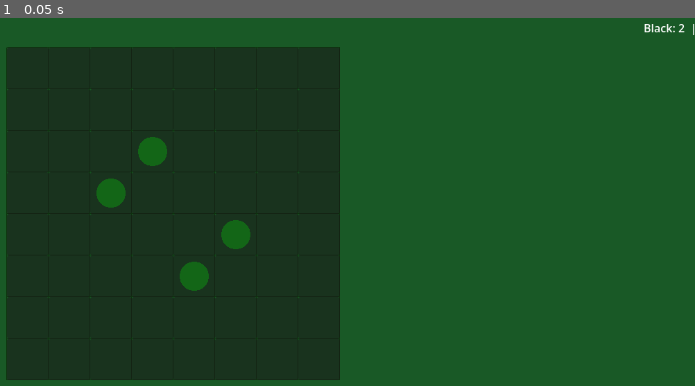
Above: before the commit, frame 1.
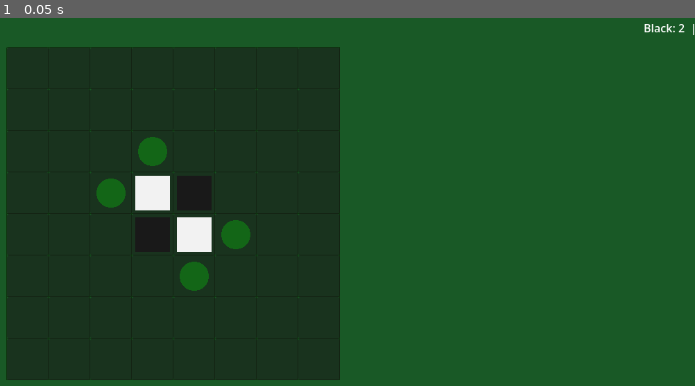
Above: after the commit, the same moment.

Repository: ingebrigtmegard/godot-othello-2
Game: Godot game, scene res://main.tscn
Two runs of this game, one before a commit and one after it. Both use one fixed random seed, a clock stepped at 60 frames per second and the inputs below. This scene is started directly instead of the project's main scene.
Inputs:
- Up to frame 1 (0.05 s): no input

The runs differ from the first frame. In frame 1, 1.9% of the frame differs, in the area x 19-31%, y 42-64%.
Error before the commit: Stack overflow. Check for infinite recursion in your script. (res://scripts/board.gd:115)

Commit message:
refactor: clean up debug output and fix UI layout
Remove verbose print statements from game_manager.gd left over from
debugging. Convert Board node from Node2D to Control with anchor-based
anchoring for responsive resizing. Add structured UI layout with
MarginContainer, VBoxContainer, and proper spacing. Switch BoardCell
to fixed sizing and add click fallback in GameManager to route clicks
to the board signal.

Diff:
--- a/scenes/board_cell.tscn
+++ b/scenes/board_cell.tscn
@@ -3,7 +3,8 @@
 [ext_resource type="Script" path="res://scripts/board_cell.gd" id="1"]
 
 [node name="BoardCell" type="Button"]
-layout_mode = 1
+layout_mode = 0
+size = Vector2(60, 60)
 script = ExtResource("1")
 
 [node name="PieceVisual" type="ColorRect" parent="."]
--- a/scenes/game_manager.tscn
+++ b/scenes/game_manager.tscn
@@ -6,20 +6,83 @@
 [ext_resource type="Script" uid="uid://bdvjxhtxuo6bp" path="res://scripts/ui_manager.gd" id="3_eaq8r"]
 
 [node name="GameManager" type="Control" unique_id=1161248033]
-layout_mode = 3
-anchors_preset = 0
+layout_mode = 2
+anchors_preset = 15
+anchor_right = 1.0
+anchor_bottom = 1.0
 script = ExtResource("1_oo155")
 
-[node name="Board" type="Node2D" parent="." unique_id=1300705040]
+[node name="Board" type="Control" parent="." unique_id=1300705040]
+layout_mode = 2
+anchors_preset = 15
+anchor_right = 1.0
+anchor_bottom = 1.0
 script = ExtResource("1_udu3i")
 
 [node name="AIController" type="Node" parent="." unique_id=105594629]
 script = ExtResource("2_oo155")
 
-[node name="UIManager" type="Control" parent="." unique_id=1108945780]
-anchors_preset = 0
+[node name="UIManager" type="Control" parent="." unique_id=1471698193]
+layout_mode = 2
+anchors_preset = 15
 anchor_right = 1.0
 anchor_bottom = 1.0
-offset_right = 1152.0
-offset_bottom = 648.0
 script = ExtResource("3_eaq8r")
+
+[node name="MarginContainer" type="MarginContainer" parent="UIManager" unique_id=1609953729]
+layout_mode = 2
+anchors_preset = 15
+anchor_right = 1.0
+anchor_bottom = 1.0
+theme_override_constants/margin_left = 20
+theme_override_constants/margin_top = 20
+theme_override_constants/margin_right = 20
+theme_override_constants/margin_bottom = 20
+
+[node name="VBoxContainer" type="VBoxContainer" parent="UIManager/MarginContainer" unique_id=1406436153]
+layout_mode = 3
+size_flags_vertical = 3
+
+[node name="ScoreLabel" type="Label" parent="UIManager/MarginContainer/VBoxContainer" unique_id=734805394]
+layout_mode = 3
+text = "Black: 2  |  White: 2"
+horizontal_alignment = 1
+theme_override_colors/font_color = Color(0.9, 0.9, 0.9, 1)
+theme_override_font_sizes/font_size = 20
+
+[node name="Spacer1" type="Control" parent="UIManager/MarginContainer/VBoxContainer" unique_id=285940001]
+layout_mode = 3
+size_flags_vertical = 3
+
+[node name="MessageLabel" type="Label" parent="UIManager/MarginContainer/VBoxContainer" unique_id=143303750]
+visible = false
+layout_mode = 3
+text = ""
+horizontal_alignment = 1
+theme_override_colors/font_color = Color(1, 1, 0, 1)
+theme_override_font_sizes/font_size = 36
+
+[node name="Spacer2" type="Control" parent="UIManager/MarginContainer/VBoxContainer" unique_id=718678963]
+layout_mode = 3
+size_flags_vertical = 3
+
+[node name="TurnLabel" type="Label" parent="UIManager/MarginContainer/VBoxContainer" unique_id=1905864958]
+layout_mode = 3
+text = "Turn: Black"
+horizontal_alignment = 1
+theme_override_colors/font_color = Color(0.9, 0.9, 0.9, 1)
+theme_override_font_sizes/font_size = 20
+
+[node name="HBoxContainer" type="HBoxContainer" parent="UIManager/MarginContainer/VBoxContainer" unique_id=1279683435]
+layout_mode = 3
+alignment = 1
+
+[node name="RestartButton" type="Button" parent="UIManager/MarginContainer/VBoxContainer/HBoxContainer" unique_id=1103081279]
+layout_mode = 3
+text = "Restart"
+theme_override_font_sizes/font_size = 16
+
+[node name="PassButton" type="Button" parent="UIManager/MarginContainer/VBoxContainer/HBoxContainer" unique_id=2003585435]
+layout_mode = 3
+text = "Pass"
+theme_override_font_sizes/font_size = 16
--- a/scripts/board.gd
+++ b/scripts/board.gd
@@ -44,7 +44,9 @@
 			cell.name = "Cell_%d_%d" % [x, y]
 			cell.x = x
 			cell.y = y
+			cell.layout_mode = 0
 			cell.position = board_offset + Vector2(x * cell_size, y * cell_size)
+			cell.custom_minimum_size = Vector2(cell_size, cell_size)
 			cell.size = Vector2(cell_size, cell_size)
 			cell.mouse_filter = Control.MOUSE_FILTER_STOP
 			cell.cell_pressed.connect(_on_cell_pressed)
@@ -113,13 +115,17 @@
 	queue_redraw()
 
 func update_valid_moves_for_drawing(moves: Array):
-	# This is now handled inside place_piece and reset_board
-	# but kept for interface compatibility if needed by external callers
 	for cell in cells:
 		cell.set_valid_move(false)
 	for m in moves:
 		cells[m.pos.y * board_size + m.pos.x].set_valid_move(true)
-	valid_moves_changed.emit(moves)
+	# Sync piece visuals from state
+	for y in board_size:
+		for x in board_size:
+			var cell_value = get_cell(x, y)
+			if cell_value != GameConstants.EMPTY:
+				var color = white_color if cell_value == GameConstants.WHITE else black_color
+				cells[y * board_size + x].set_piece(cell_value, color)
 	queue_redraw()
 
 func get_score() -> Dictionary:
--- a/scripts/game_manager.gd
+++ b/scripts/game_manager.gd
@@ -24,18 +24,16 @@
 var white_ai_enabled: bool = true
 
 func _ready():
+	mouse_filter = Control.MOUSE_FILTER_IGNORE
 	if config:
-		# Set up board with config
 		board.config = config
 	else:
-		# Fallback defaults
 		board.board_offset = Vector2(160, 60)
 		board.cell_size = 60
 		board.board_size = 8
 		board.black_color = Color(0.1, 0.1, 0.1)
 		board.white_color = Color(0.95, 0.95, 0.95)
 
-	# Connect signals from components
 	board.piece_placed.connect(_on_piece_placed)
 	board.valid_moves_changed.connect(_on_valid_moves_changed)
 	board.move_attempted.connect(_on_move_attempted)
@@ -43,18 +41,15 @@
 	ui_manager.restart_requested.connect(_on_restart_requested)
 	ui_manager.pass_requested.connect(_on_pass_requested)
 
-	# Setup initial state
 	await init_game()
 
 func init_game():
-	print("init_game starting")
 	board.reset_board()
 	current_player = BLACK
 	animating = false
 	message_ready = true
 	white_ai_enabled = true
 
-	# Initial setup: four center pieces
 	board.set_cell(3, 3, WHITE)
 	board.set_cell(4, 4, WHITE)
 	board.set_cell(3, 4, BLACK)
@@ -71,40 +66,29 @@
 	if valid_moves.size() == 0:
 		await switch_turn()
 
-	print("init_game finished")
 	game_started.emit()
 
 func _on_move_attempted(x: int, y: int):
-	print("move_attempted received: ", x, ",", y)
 	if animating or not message_ready:
-		print("move ignored: animating=", animating, " message_ready=", message_ready)
 		return
 
-	# Check if the move is valid
 	for move in valid_moves:
 		if move.pos.x == x and move.pos.y == y:
-			print("valid move found! performing move...")
 			await perform_move(x, y, move.flips)
 			return
-	print("invalid move attempted at: ", x, ",", y)
 
 func perform_move(x: int, y: int, flips: Array):
-	print("DEBUG: perform_move called at line 91")
-	print("perform_move start: player=", current_player)
 	animating = true
 	ui_manager.set_pass_button_visible(false)
 
 	board.place_piece(x, y, current_player, flips)
 
-	# We'll simulate the animation delay here
 	await get_tree().create_timer(0.5).timeout
 
 	await switch_turn()
 	animating = false
-	print("perform_move finished after switch_turn")
 
 func _on_piece_placed(_pos: Vector2i, _player: int, _flips: Array):
-	print("Piece placed! Player: ", _player)
 	var score = board.get_score()
 	ui_manager.update_scores(score.black, score.white)
 
@@ -113,40 +97,28 @@
 	board.update_valid_moves_for_drawing(moves)
 
 func _on_restart_requested():
-	print("restart requested")
 	await init_game()
 
 func _on_pass_requested():
-	print("pass requested")
 	if not animating and message_ready:
 		await switch_turn()
 
 func switch_turn():
-	print("DEBUG: switch_turn called at line 124")
 	animating = true
-	print("switch_turn start. current_player: ", current_player)
 	var next_player = WHITE if current_player == BLACK else BLACK
-	print("next_player: ", next_player)
 	var next_moves = board.get_valid_moves_for_player(next_player)
-	print("next_moves size: ", next_moves.size())
 
 	if next_moves.size() == 0:
-		# Check if current player also has no moves
 		var current_moves = board.get_valid_moves_for_player(current_player)
-		print("current_moves size (for pass check): ", current_moves.size())
 		if current_moves.size() == 0:
 			var score = board.get_score()
 			var result = get_game_over_message(score.black, score.white)
-			print("Game Over: ", result)
 			ui_manager.show_message(result)
 			ui_manager.set_restart_button_visible(true)
 			game_over.emit(result)
-			print("switch_turn (game over) finished")
 			animating = false
 			return
 
-		# Pass
-		print("Pass detected!")
 		ui_manager.show_message("Pass!")
 		message_ready = false
 		await get_tree().create_timer(1.5).timeout
@@ -156,14 +128,9 @@
 		board.valid_moves_changed.emit(next_moves)
 		ui_manager.update_turn("White" if current_player == WHITE else "Black")
 		ui_manager.set_pass_button_visible(valid_moves.size() == 0)
-		print("Pass switch_turn finished. current_player: ", current_player)
 
 		if white_ai_enabled and current_player == WHITE:
-			print("Calling AI turn after pass")
 			await call_ai_turn()
-		else:
-			print("No AI turn needed after pass")
-		print("switch_turn (pass) finished")
 		animating = false
 		return
 
@@ -172,26 +139,19 @@
 	board.valid_moves_changed.emit(next_moves)
 	ui_manager.update_turn("White" if current_player == WHITE else "Black")
 	ui_manager.set_pass_button_visible(valid_moves.size() == 0)
-	print("switch_turn (normal) finished. current_player: ", current_player)
 
 	if white_ai_enabled and current_player == WHITE:
-		print("Calling AI turn")
 		await call_ai_turn()
 
 	animating = false
 
 func call_ai_turn():
-	print("call_ai_turn start")
 	await get_tree().create_timer(0.5).timeout
 	var move = ai_controller.choose_ai_move(WHITE, board)
-	print("AI move chosen: ", move)
 	if move.is_empty():
-		print("AI move is empty, calling switch_turn")
 		await switch_turn()
 	else:
-		print("AI move found, performing move...")
 		await perform_move(move.pos.x, move.pos.y, move.flips)
-	print("call_ai_turn finished")
 
 func get_game_over_message(black: int, white: int) -> String:
 	if black > white:
@@ -200,3 +160,13 @@
 		return "White Wins! %d-%d" % [black, white]
 	else:
 		return "Draw! %d-%d" % [black, white]
+
+func _input(event):
+	if event is InputEventMouseButton and event.pressed and event.button_index == MOUSE_BUTTON_LEFT:
+		print("GameManager click at ", event.position)
+		var pos = event.position
+		var gx = int((pos.x - board.board_offset.x) / board.cell_size)
+		var gy = int((pos.y - board.board_offset.y) / board.cell_size)
+		if gx >= 0 and gx < board.board_size and gy >= 0 and gy < board.board_size:
+			print("Click on cell ", gx, ", ", gy)
+			board.move_attempted.emit(gx, gy)
--- a/scripts/ui_manager.gd
+++ b/scripts/ui_manager.gd
@@ -13,6 +13,14 @@
 
 func _ready():
 	mouse_filter = Control.MOUSE_FILTER_IGNORE
+	# Force container layout for children (deferred to apply after scene load)
+	call_deferred("_set_layout_modes")
+
+func _set_layout_modes():
+	for child in $MarginContainer/VBoxContainer.get_children():
+		child.layout_mode = 3
+		for grandchild in child.get_children():
+			grandchild.layout_mode = 3
 	restart_button.pressed.connect(_on_restart_pressed)
 	pass_button.pressed.connect(_on_pass_pressed)
 	restart_button.visible = false
